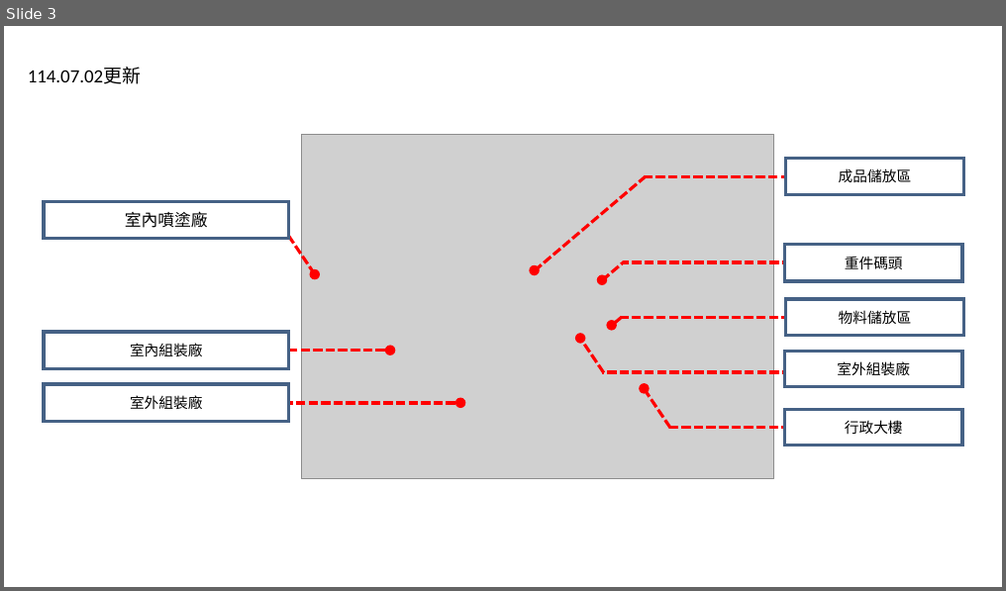
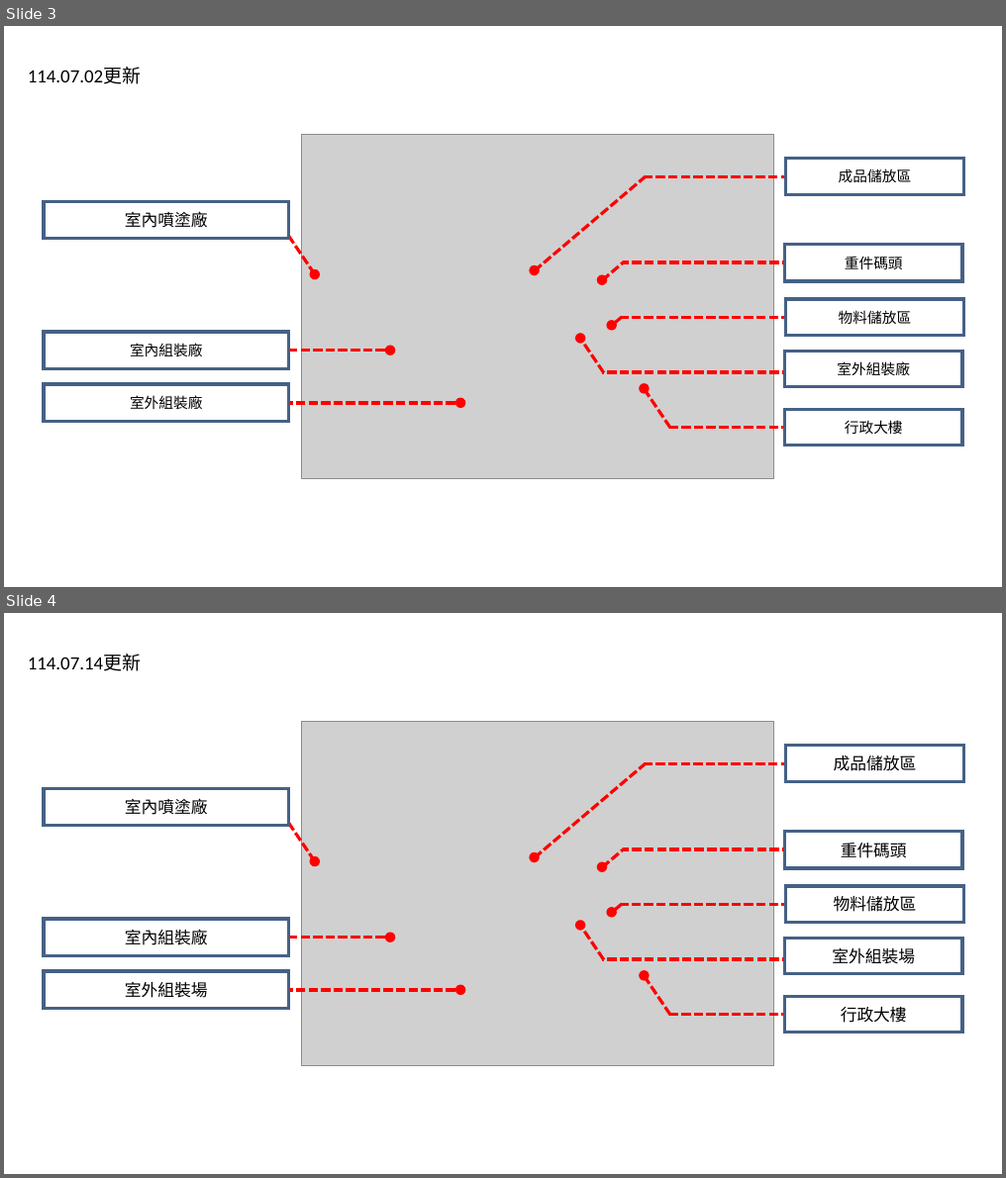
Before and after one commit to chenqizhong/SDMSBackup, a slide deck: sdms/images/productionCapacity/imgorigin.pptx. Shown one above the other, each under a label of ours: slide 3 before the commit, slides 3 and 4 after it. The pictures are 1006x591 and 1006x1178 pixels, drawn with LibreOffice and Linux fonts; fonts in the diff are those of the drawing; grey boxes stand for pictures. Boxes give left, top, right and bottom in pixels: in the first picture for what was removed or moved away, otherwise in the second. Text is boxed around its words. In the diff, an @@ line names an element or a change of style, - is before the commit and + after.

```diff
--- a/sdms/images/productionCapacity/imgorigin.pptx
+++ b/sdms/images/productionCapacity/imgorigin.pptx
@@ slide 4 added at [4, 613, 1002, 1174], background #FFFFFF @@
@@ text added at [28, 654, 141, 671], 18 pt, text #000000 @@
+114.07.14更新
@@ group added at [44, 722, 963, 1065]: 13 lines, 8 ellipses, 8 rectangles, 1 picture @@
+室內噴塗廠
+室內組裝廠
+室外組裝場
+成品儲放區
+重件碼頭
+物料儲放區
+室外組裝場
+行政大樓
```
Also in this commit, not shown: 4 other files.
